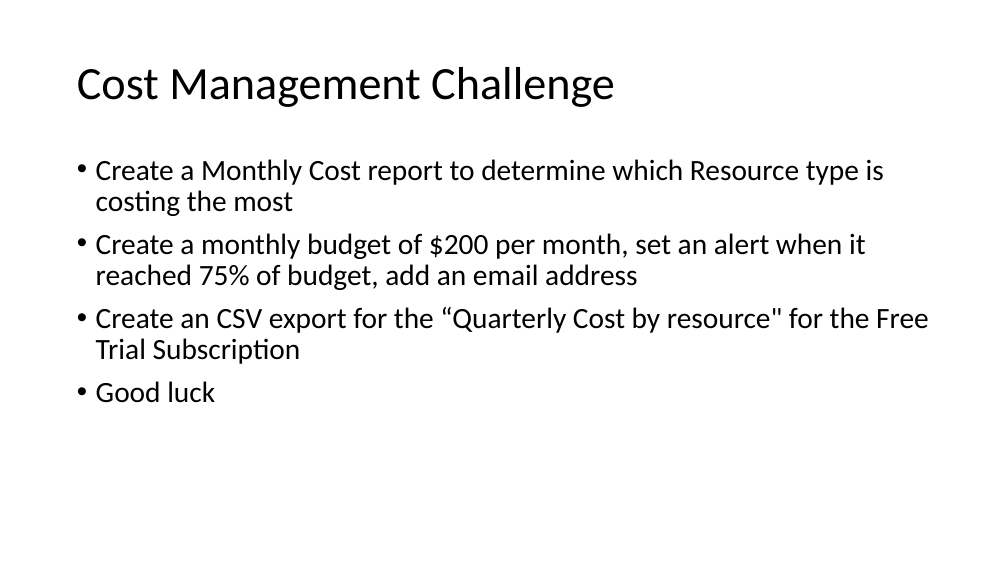
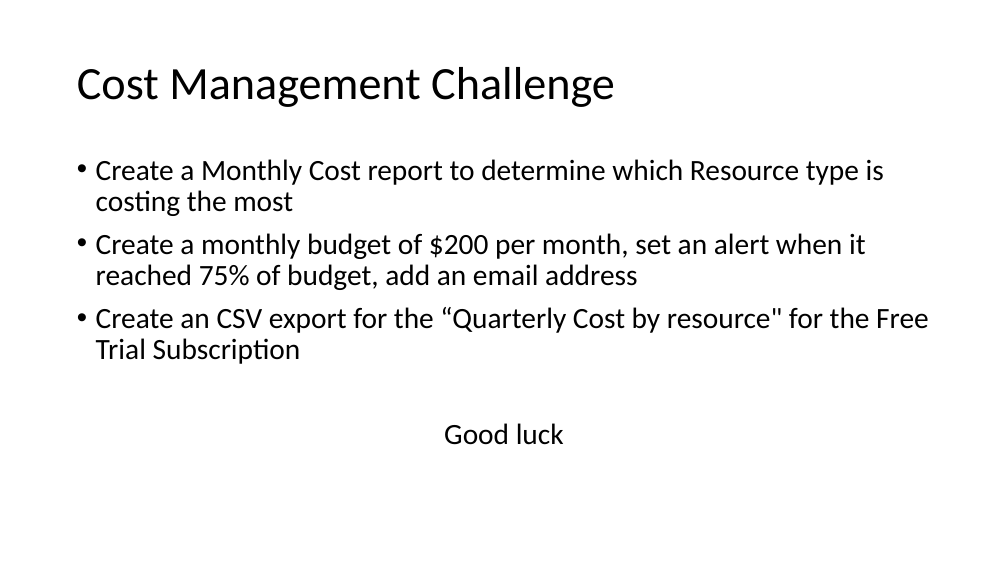
Before and after one commit to TheModin/AzureGovernance, a slide deck: slide 7 of Azure Governance Hack.pptx. Drawn at 1008x567 pixels with LibreOffice and Linux fonts; fonts in the diff are those of the drawing. Boxes give left, top, right and bottom in pixels: in the first picture for what was removed or moved away, otherwise in the second. Text is boxed around its words. In the diff, an @@ line names an element or a change of style, - is before the commit and + after.

```diff
--- a/Azure Governance Hack.pptx
+++ b/Azure Governance Hack.pptx
@@ text at (444, 423, 564, 445): alignment left to centre; bullet • to none @@
```
Also in this commit, not shown: 5 other slides changed, 4 other files.
